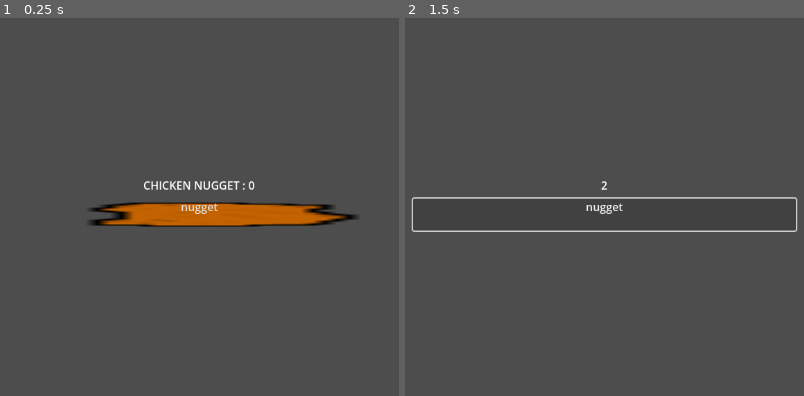
Above: before the commit, frames 1-2 (left to right).
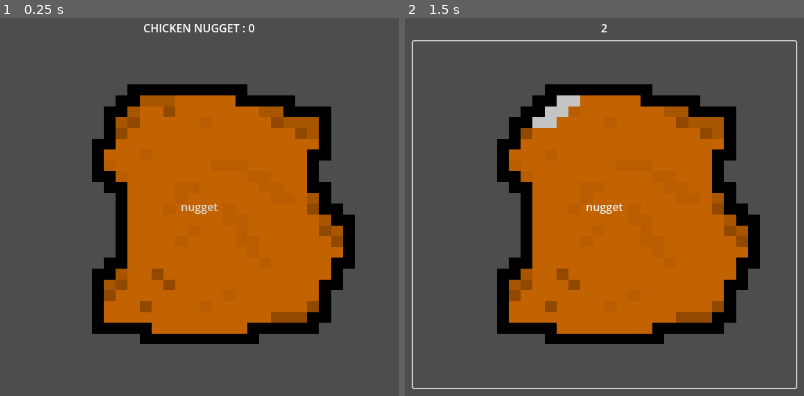
Above: after the commit, the same moments.

Repository: boynugget/chicken-nugget
Game: Godot game, scene res://MAIN.tscn
Two runs of this game, one before a commit and one after it. Both use one fixed random seed, a clock stepped at 60 frames per second and the inputs below.
Inputs:
- Up to frame 1 (0.25 s): no input
- Up to frame 2 (1.5 s): click "nugget" at 0.5 s; click "nugget" at 1.25 s

The runs differ from the first frame. In frame 1, 37% of the frame differs, in the area x 22-90%, y 1-87%; in frame 2, 40%, in the area x 1-99%, y 1-99%.

Commit message:
r wy8geruyei7uygpisrafutgertg
btd.ysdbglio78etd8shy

Diff:
--- a/chicken-nugget-20240906T195611Z-001/chicken-nugget/MAIN.tscn
+++ b/chicken-nugget-20240906T195611Z-001/chicken-nugget/MAIN.tscn
@@ -1,7 +1,15 @@
-[gd_scene load_steps=4 format=3 uid="uid://bbq4infyym622"]
+[gd_scene load_steps=8 format=3 uid="uid://bbq4infyym622"]
 
 [ext_resource type="Script" path="res://main.gd" id="1_k7xhp"]
 [ext_resource type="Texture2D" uid="uid://gx6vh28bgp33" path="res://art/sprite_0.png" id="2_smhhj"]
+[ext_resource type="Texture2D" uid="uid://cqodvggeduvop" path="res://art/sprite_1.png" id="2_xxl5g"]
+[ext_resource type="Texture2D" uid="uid://4xbb6h6muqbc" path="res://art/sprite_3.png" id="3_03qpn"]
+
+[sub_resource type="StyleBoxTexture" id="StyleBoxTexture_2fv4b"]
+texture = ExtResource("2_xxl5g")
+
+[sub_resource type="StyleBoxTexture" id="StyleBoxTexture_txubh"]
+texture = ExtResource("3_03qpn")
 
 [sub_resource type="StyleBoxTexture" id="StyleBoxTexture_xfks2"]
 texture = ExtResource("2_smhhj")
@@ -40,7 +48,10 @@
 layout_mode = 2
 
 [node name="Button" type="Button" parent="MarginContainer/VBoxContainer"]
+custom_minimum_size = Vector2(7, 500)
 layout_mode = 2
+theme_override_styles/hover = SubResource("StyleBoxTexture_2fv4b")
+theme_override_styles/pressed = SubResource("StyleBoxTexture_txubh")
 theme_override_styles/normal = SubResource("StyleBoxTexture_xfks2")
 text = "nugget
 
--- a/chicken-nugget-20240906T195611Z-001/chicken-nugget/project.godot
+++ b/chicken-nugget-20240906T195611Z-001/chicken-nugget/project.godot
@@ -17,5 +17,6 @@
 
 [rendering]
 
+textures/canvas_textures/default_texture_filter=0
 renderer/rendering_method="gl_compatibility"
 renderer/rendering_method.mobile="gl_compatibility"
